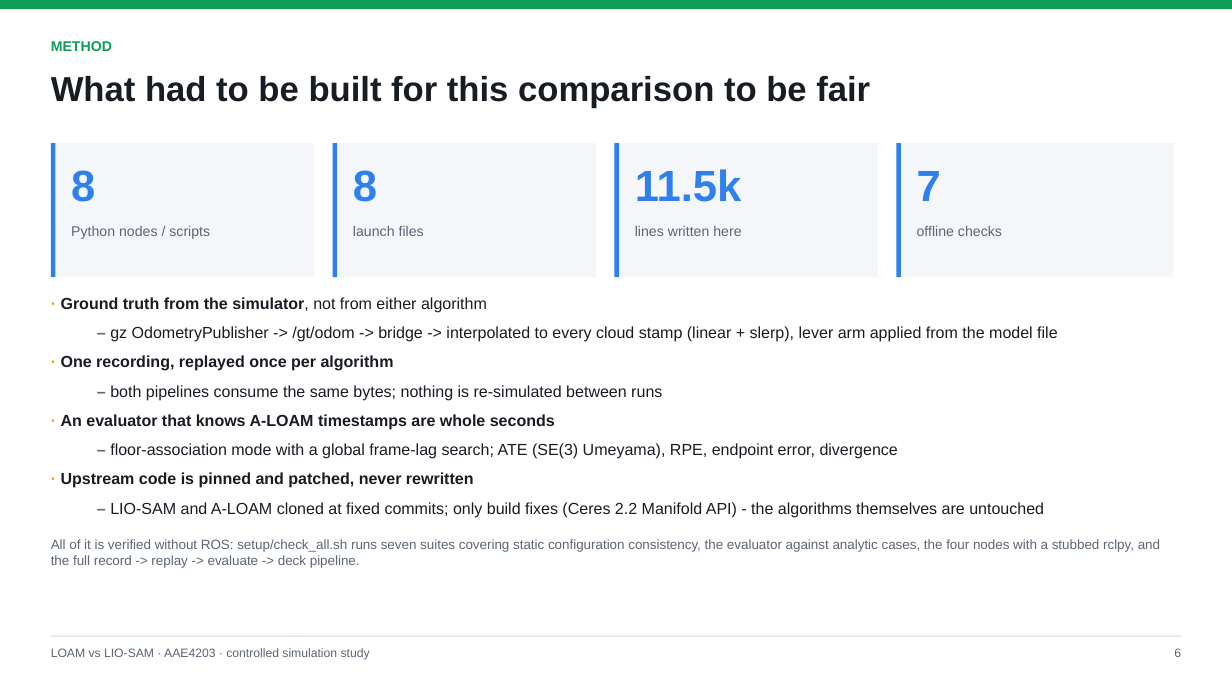
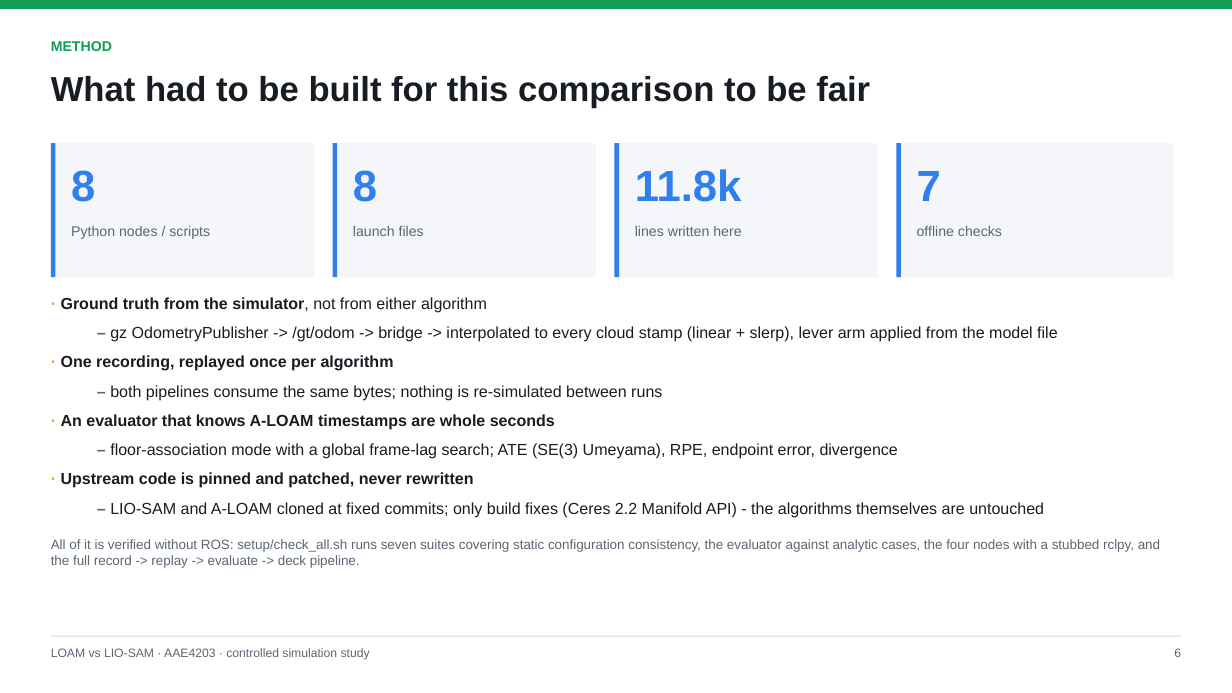
Before and after one commit to broken-pear/AAE4203_LIOSAM_demo, a slide deck: slide 7 of report/LOAM_vs_LIOSAM_comparison.pptx. Drawn at 1232x693 pixels with LibreOffice and Linux fonts; fonts in the diff are those of the drawing. Boxes give left, top, right and bottom in pixels: in the first picture for what was removed or moved away, otherwise in the second. Text is boxed around its words. In the diff, an @@ line names an element or a change of style, - is before the commit and + after.

```diff
--- a/report/LOAM_vs_LIOSAM_comparison.pptx
+++ b/report/LOAM_vs_LIOSAM_comparison.pptx
@@ text at [635,169,742,202]: text changed @@
-11.5k
+11.8k
```
Also in this commit, not shown: 1 other slide changed, 5 other files.
